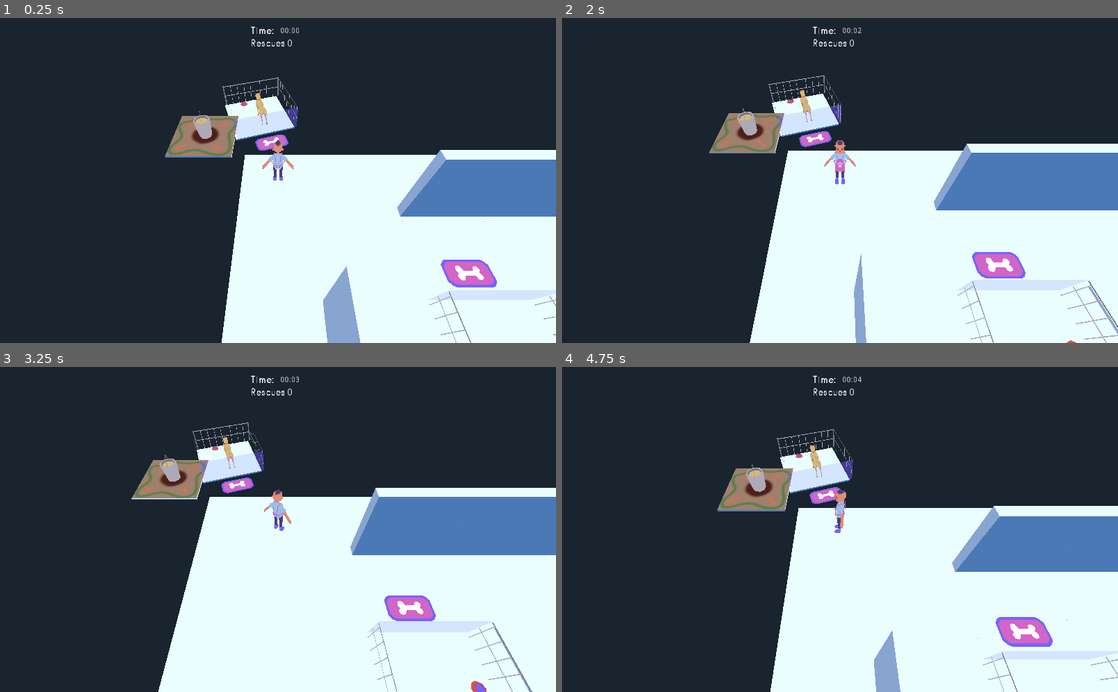
Above: before the commit, frames 1-4 (two rows, left to right).
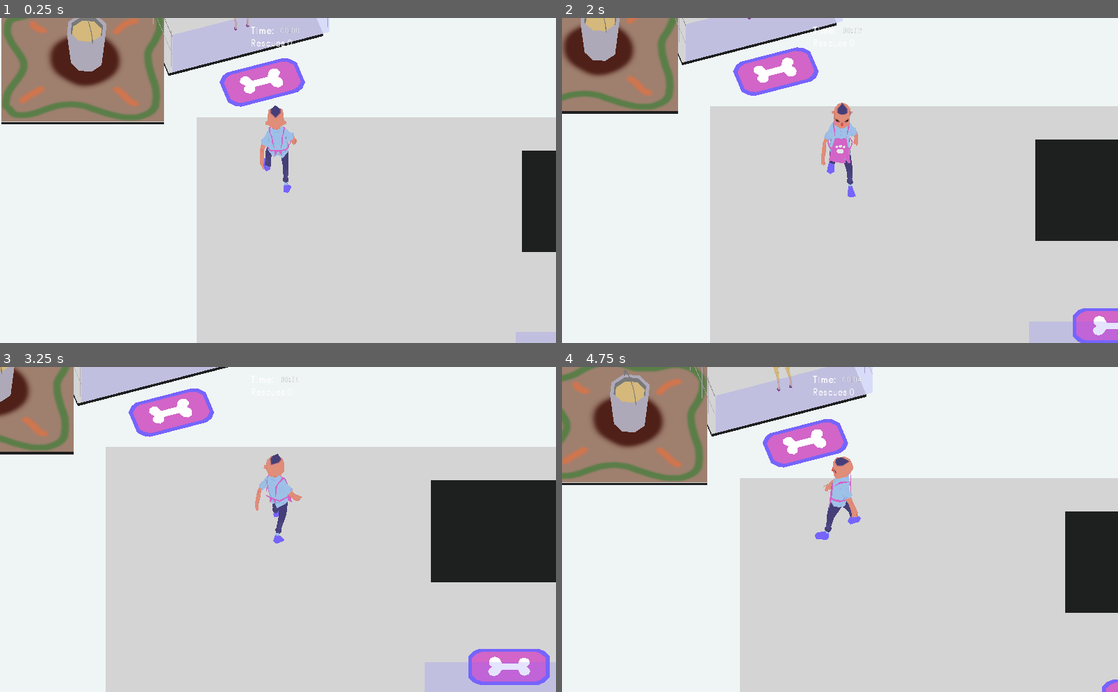
Above: after the commit, the same moments.

Repository: DevinPentecost/ld42
Game: Godot game, scene res://test_scenes/CharacterTest.tscn
Two runs of this game, one before a commit and one after it. Both use one fixed random seed, a clock stepped at 60 frames per second and the inputs below. The project has no main scene, so this scene is started directly.
Inputs (mouse positions are in pixels of both pictures, inside the frame that each line leads up to):
- Up to frame 1 (0.25 s): no input
- Up to frame 2 (2 s): tap Enter at 0.5 s; move the mouse to (962, 164) at 0.52 s; hold D (player_move_right) 0.53-1.28 s; tap Space (player_action) at 0.6, 1.35 s; click (962, 164) at 0.67 s; move the mouse to (728, 196) at 1.27 s; hold S (player_move_down) from 1.28 s (still down)
- Up to frame 3 (3.25 s): move the mouse to (333, 458) at 2.02 s; release S (player_move_down) at 2.03 s; hold D (player_move_right) 2.03-2.78 s; tap Space (player_action) at 2.1, 2.85 s; move the mouse to (250, 594) at 2.77 s; hold W (player_move_up) from 2.78 s (still down); click (250, 594) at 2.92 s
- Up to frame 4 (4.75 s): move the mouse to (1006, 578) at 3.52 s; release W (player_move_up) at 3.53 s; hold A (player_move_left) from 3.53 s (still down); tap Space (player_action) at 3.6, 4.35 s; move the mouse to (673, 480) at 4.27 s

The runs differ from the first frame. In frame 1, 99% of the frame differs, in the area x 0-100%, y 0-100%; in frame 2, 99%; in frame 3, 99%; in frame 4, 99%.

Commit message:
player animation

Diff:
--- a/project/objects/player/Player.tscn
+++ b/project/objects/player/Player.tscn
@@ -74,7 +74,7 @@
 
 [node name="DebugMesh" type="MeshInstance" parent="." index="2"]
 
-transform = Transform( -2.18557e-008, 0.5, -2.18557e-008, 0, -2.18557e-008, -0.5, -0.5, -2.18557e-008, 9.55343e-016, 0.25, 2, 0 )
+transform = Transform( -2.18557e-08, 0.5, -2.18557e-08, 0, -2.18557e-08, -0.5, -0.5, -2.18557e-08, 9.55343e-16, 0.25, 2, 0 )
 visible = false
 layers = 1
 material_override = null
@@ -92,7 +92,7 @@
 
 [node name="PlayerModel" parent="." index="3" instance=ExtResource( 2 )]
 
-transform = Transform( -8.14603e-008, 0, 0.5, 0, 0.5, 0, -0.5, 0, -8.14603e-008, 0, 0, 0 )
+transform = Transform( -8.14603e-08, 0, 0.5, 0, 0.5, 0, -0.5, 0, -8.14603e-08, 0, 0, 0 )
 _sections_unfolded = [ "Transform" ]
 
 [node name="InteractArea" type="Area" parent="." index="4"]
--- a/project/test_scenes/CharacterTest.tscn
+++ b/project/test_scenes/CharacterTest.tscn
@@ -8,7 +8,86 @@
 [ext_resource path="res://objects/kennel/Kennel.tscn" type="PackedScene" id=6]
 [ext_resource path="res://objects/food_bucket/FoodBucket.tscn" type="PackedScene" id=7]
 
-[node name="CharacterTest" type="Node"]
+[sub_resource type="Environment" id=1]
+
+background_mode = 1
+background_sky_custom_fov = 0.0
+background_color = Color( 0.938461, 0.962989, 0.964844, 1 )
+background_energy = 1.0
+background_canvas_max_layer = 0
+ambient_light_color = Color( 0, 0, 0, 1 )
+ambient_light_energy = 1.0
+ambient_light_sky_contribution = 1.0
+fog_enabled = false
+fog_color = Color( 0.5, 0.6, 0.7, 1 )
+fog_sun_color = Color( 1, 0.9, 0.7, 1 )
+fog_sun_amount = 0.0
+fog_depth_enabled = true
+fog_depth_begin = 10.0
+fog_depth_curve = 1.0
+fog_transmit_enabled = false
+fog_transmit_curve = 1.0
+fog_height_enabled = false
+fog_height_min = 0.0
+fog_height_max = 100.0
+fog_height_curve = 1.0
+tonemap_mode = 0
+tonemap_exposure = 1.0
+tonemap_white = 1.0
+auto_exposure_enabled = false
+auto_exposure_scale = 0.4
+auto_exposure_min_luma = 0.05
+auto_exposure_max_luma = 8.0
+auto_exposure_speed = 0.5
+ss_reflections_enabled = false
+ss_reflections_max_steps = 64
+ss_reflections_fade_in = 0.15
+ss_reflections_fade_out = 2.0
+ss_reflections_depth_tolerance = 0.2
+ss_reflections_roughness = true
+ssao_enabled = false
+ssao_radius = 1.0
+ssao_intensity = 1.0
+ssao_radius2 = 0.0
+ssao_intensity2 = 1.0
+ssao_bias = 0.01
+ssao_light_affect = 0.0
+ssao_color = Color( 0, 0, 0, 1 )
+ssao_quality = 0
+ssao_blur = 3
+ssao_edge_sharpness = 4.0
+dof_blur_far_enabled = false
+dof_blur_far_distance = 10.0
+dof_blur_far_transition = 5.0
+dof_blur_far_amount = 0.1
+dof_blur_far_quality = 1
+dof_blur_near_enabled = false
+dof_blur_near_distance = 2.0
+dof_blur_near_transition = 1.0
+dof_blur_near_amount = 0.1
+dof_blur_near_quality = 1
+glow_enabled = false
+glow_levels/1 = false
+glow_levels/2 = false
+glow_levels/3 = true
+glow_levels/4 = false
+glow_levels/5 = true
+glow_levels/6 = false
+glow_levels/7 = false
+glow_intensity = 0.8
+glow_strength = 1.0
+glow_bloom = 0.0
+glow_blend_mode = 2
+glow_hdr_threshold = 1.0
+glow_hdr_scale = 2.0
+glow_bicubic_upscale = false
+adjustment_enabled = false
+adjustment_brightness = 1.0
+adjustment_contrast = 1.0
+adjustment_saturation = 1.0
+_sections_unfolded = [ "Background" ]
+
+[node name="CharacterTest" type="Node" index="0"]
 
 [node name="GUI" parent="." index="0" instance=ExtResource( 1 )]
 
@@ -21,6 +100,10 @@
 [node name="Player" parent="." index="3" instance=ExtResource( 4 )]
 
 [node name="Camera" parent="." index="4" instance=ExtResource( 5 )]
+
+environment = SubResource( 1 )
+projection = 1
+size = 8.0
 
 [node name="Kennel" parent="." index="5" instance=ExtResource( 6 )]
 
Not shown, changed: project/objects/player/char.dae
Not shown: 1 places in project/test_scenes/CharacterTest.tscn that only renumber resources
Not shown, changed: asset_src/3d/char.blend
Not shown, changed: asset_src/3d/dog.blend
Not shown, changed: asset_src/3d/misc.blend
